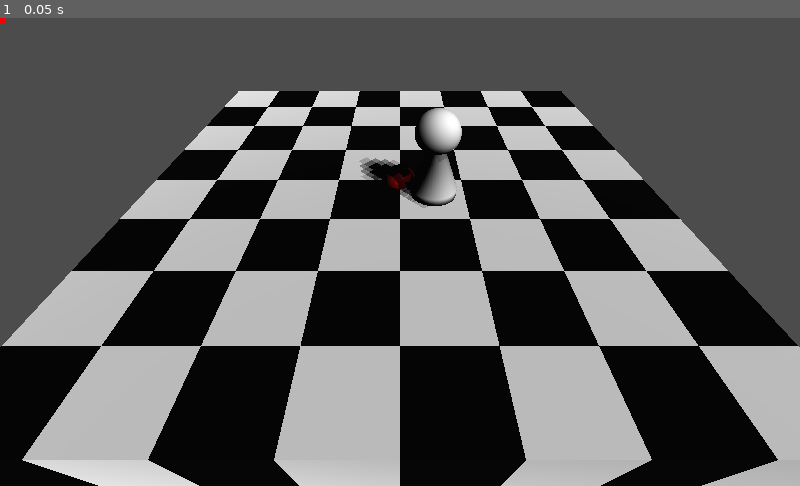
Above: before the commit, frame 1.
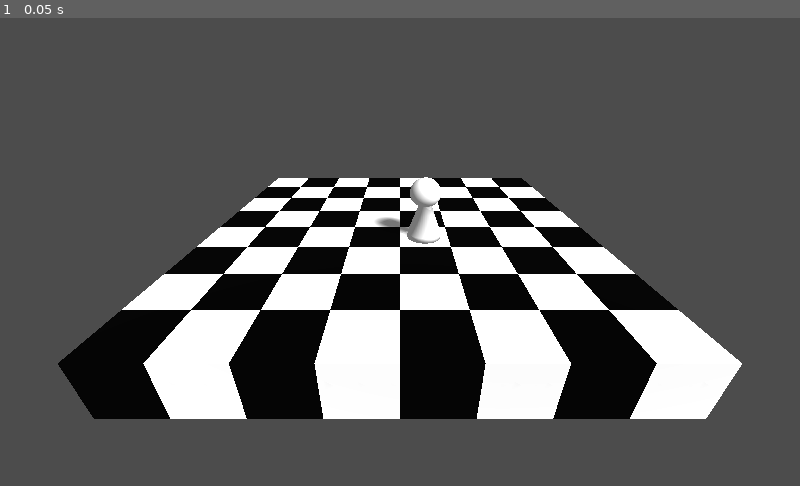
Above: after the commit, the same moment.

Repository: AlexanderWingard/board_game
Game: Godot game, scene res://Main.tscn
Same seed, same stepped clock (60 frames per second), same inputs: the game is played once before the commit and once after it.
Inputs:
- Up to frame 1 (0.05 s): no input

The runs differ from the first frame. In frame 1, 60% of the frame differs, in the area x 0-100%, y 0-100%.

Commit message:
Add camera rotation

Diff:
--- a/Input.gd
+++ b/Input.gd
@@ -1,24 +1,32 @@
 extends Node
 
-onready var rc = $"../RayCast"
+onready var camera = $"../CameraRig/Camera"
+onready var camera_rig = $"../CameraRig"
 var fake_mouse_pos = Vector2.ZERO
+var sensitivity = 0.005
 
 func _physics_process(delta):
 	var ground_plane = Plane(Vector3.UP, 0)
-	var from = $"../Camera".project_ray_origin(fake_mouse_pos)
-	var to = from + $"../Camera".project_ray_normal(fake_mouse_pos) * 1000
+	var from = camera.project_ray_origin(fake_mouse_pos)
+	var to = from + camera.project_ray_normal(fake_mouse_pos) * 1000
 	var cursor_pos = ground_plane.intersects_ray(from, to)
-	if pressed:
+	if pressed and cursor_pos:
 		$"../Pawn".global_translation = cursor_pos
 		$"../ColorRect".rect_position = fake_mouse_pos
 
 var pressed = false
+var rotating = false
 var old_mouse_offset = Vector2.ZERO
 func _input(event):
 	if event is InputEventMouseMotion:
 		if pressed:
 			fake_mouse_pos += event.relative
+		elif rotating:
+			camera_rig.rotation.y -= event.relative.x*sensitivity
+			camera_rig.rotation.x -= event.relative.y*sensitivity
+			camera_rig.rotation.x = clamp(camera_rig.rotation.x,-PI/2.0,PI/2.0)
 	elif event is InputEventMouseButton and event.button_index == BUTTON_LEFT:
+		rotating = event.pressed
 		if not event.pressed:
 			Input.mouse_mode = Input.MOUSE_MODE_VISIBLE
 			if pressed:
@@ -28,9 +36,10 @@
 func _on_Area_input_event(camera, event, position, normal, shape_idx):
 	if event is InputEventMouseButton:
 		pressed = event.pressed
-		if not event.pressed:
+		if event.pressed:
+			rotating = false
+			Input.mouse_mode = Input.MOUSE_MODE_CAPTURED
+			fake_mouse_pos = camera.unproject_position($"../Pawn".global_transform.origin)
+			old_mouse_offset = get_viewport().get_mouse_position() - fake_mouse_pos
+		else:
 			Input.mouse_mode = Input.MOUSE_MODE_VISIBLE
-		else:
-			Input.mouse_mode = Input.MOUSE_MODE_CAPTURED
-			fake_mouse_pos = get_viewport().get_camera().unproject_position($"../Pawn".global_transform.origin)
-			old_mouse_offset = get_viewport().get_mouse_position() - fake_mouse_pos
--- a/Main.tscn
+++ b/Main.tscn
@@ -17,17 +17,8 @@
 [node name="Main" type="Spatial"]
 script = ExtResource( 1 )
 
-[node name="RayCast" type="RayCast" parent="."]
-transform = Transform( 1, 0, 0, 0, 1, -8.9407e-08, 0, 8.9407e-08, 1, 0, 3.041, 4.70782 )
-enabled = true
-collide_with_areas = true
-collide_with_bodies = false
-
-[node name="Camera" type="Camera" parent="."]
-transform = Transform( 1, 0, 0, 0, 0.707107, 0.707107, 0, -0.707107, 0.707107, 0, 3.041, 4.70782 )
-
 [node name="Pawn" parent="." instance=ExtResource( 2 )]
-transform = Transform( 0.343788, 0, 0, 0, 0.343788, 0, 0, 0, 0.343788, 0.5, 0.106709, 0.5 )
+transform = Transform( 0.343788, 0, 0, 0, 0.343788, 0, 0, 0, 0.343788, 0.5, 0, 0.5 )
 
 [node name="Area" type="Area" parent="Pawn"]
 
@@ -43,10 +34,12 @@
 script = ExtResource( 3 )
 
 [node name="Cursor" type="MeshInstance" parent="."]
+visible = false
 mesh = SubResource( 2 )
 material/0 = SubResource( 3 )
 
 [node name="ColorRect" type="ColorRect" parent="."]
+visible = false
 anchor_left = 0.5
 anchor_top = 0.5
 anchor_right = 0.5
@@ -57,4 +50,10 @@
 margin_bottom = -294.0
 color = Color( 0.972549, 0, 0, 1 )
 
+[node name="CameraRig" type="Spatial" parent="."]
+transform = Transform( 1, 0, 0, 0, 0.884801, 0.46597, 0, -0.46597, 0.884801, 0, 0, 0 )
+
+[node name="Camera" type="Camera" parent="CameraRig"]
+transform = Transform( 1, 0, 0, 0, 1, 0, 0, 0, 1, 0, -0.560493, 7.443 )
+
 [connection signal="input_event" from="Pawn/Area" to="Input" method="_on_Area_input_event"]
--- a/default_env.tres
+++ b/default_env.tres
@@ -2,3 +2,4 @@
 
 [resource]
 background_color = Color( 1, 1, 1, 1 )
+ambient_light_color = Color( 0.447059, 0.447059, 0.447059, 1 )
--- a/project.godot
+++ b/project.godot
@@ -31,4 +31,5 @@
 quality/driver/driver_name="GLES2"
 vram_compression/import_etc=true
 vram_compression/import_etc2=false
+quality/shadows/filter_mode=2
 environment/default_environment="res://default_env.tres"
